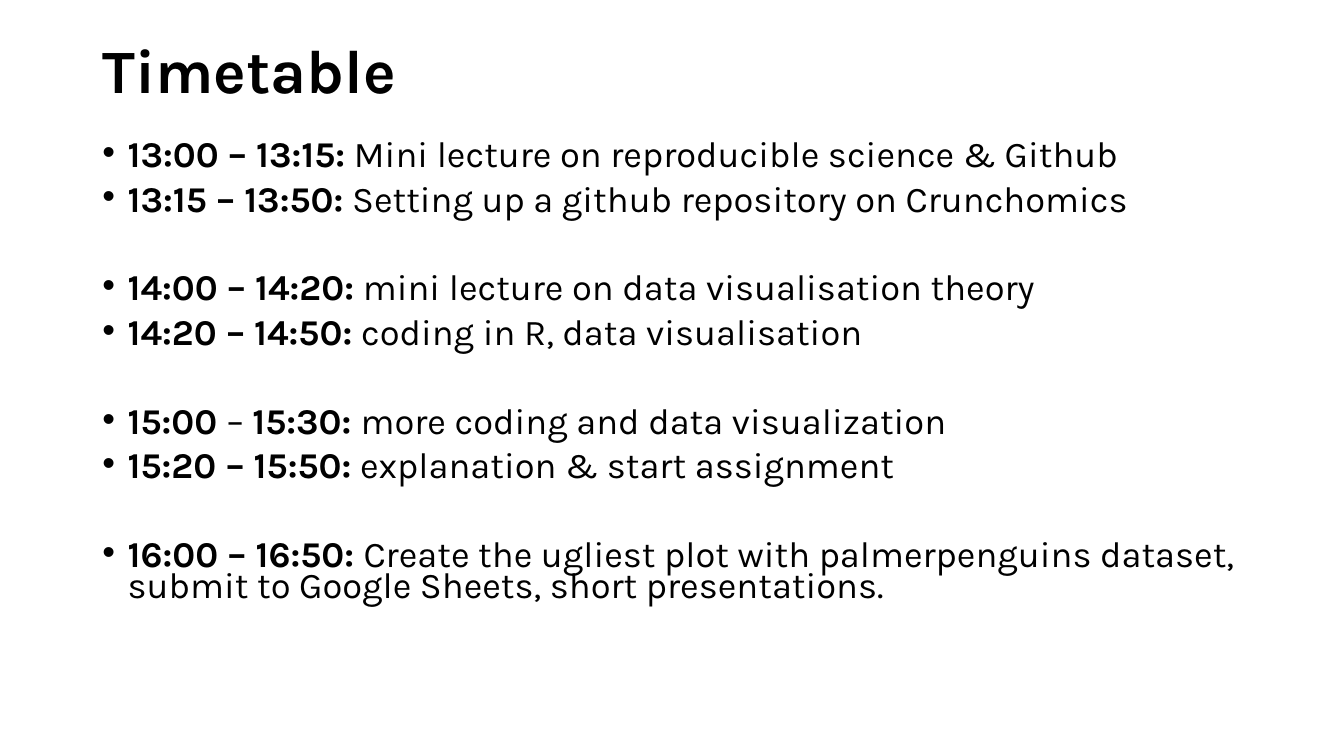
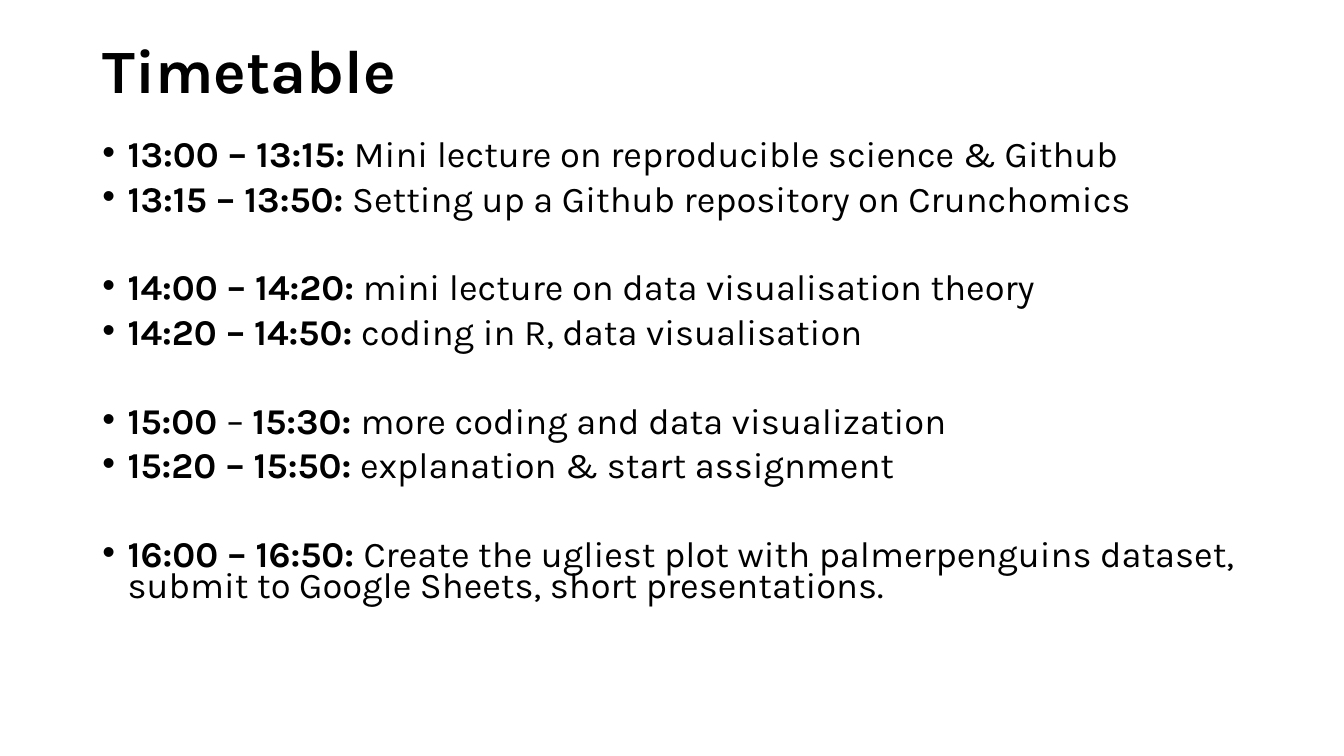
Before and after one commit to mishapaauw/molecular-data-analysis, a slide deck: slide 3 of lectures/1_dataviz_github.pptx. Drawn at 1344x756 pixels with LibreOffice and Linux fonts; fonts in the diff are those of the drawing. Boxes give left, top, right and bottom in pixels: in the first picture for what was removed or moved away, otherwise in the second. Text is boxed around its words. In the diff, an @@ line names an element or a change of style, - is before the commit and + after.

Commit message:
add example repositories to github lesson

```diff
--- a/lectures/1_dataviz_github.pptx
+++ b/lectures/1_dataviz_github.pptx
@@ text at <box>128,187,1130,221</box>: text changed @@
-• 13:15 – 13:50: Setting up a github repository on Crunchomics
+• 13:15 – 13:50: Setting up a Github repository on Crunchomics
```
Also in this commit, not shown: 2 other slides changed, 1 slide added, 4 other files.
